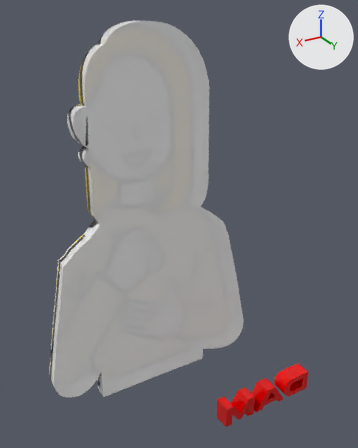
The glTF model files/3D_T.gltf: old version first, new version second.
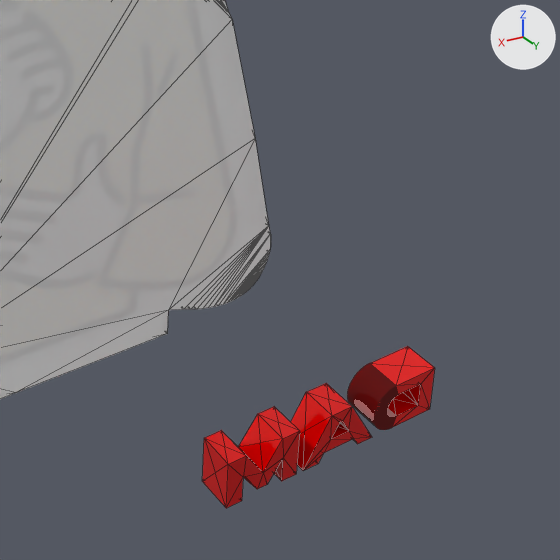
There are two pictures of each version: one whole from a 50 mm lens placed at (0.175, 0.282, 0.306), pointed at (0.001, -0.007, 0.162), one close up on the part from 38% to 100% of the width and 50% to 100% of the height. Arrows for +X, +Y and +Z are at upper right; the lights stay in place. The close-ups show mesh edges as thin lines. Where no turn or scale is listed for an object, it has been applied to the vertices.

Objects in the first close-up: 'unnamed', 'unnamed 2', 'unnamed 3', 'unnamed 4'.
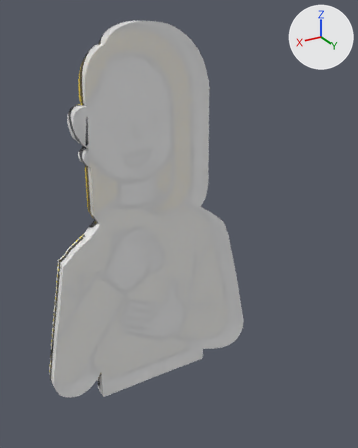
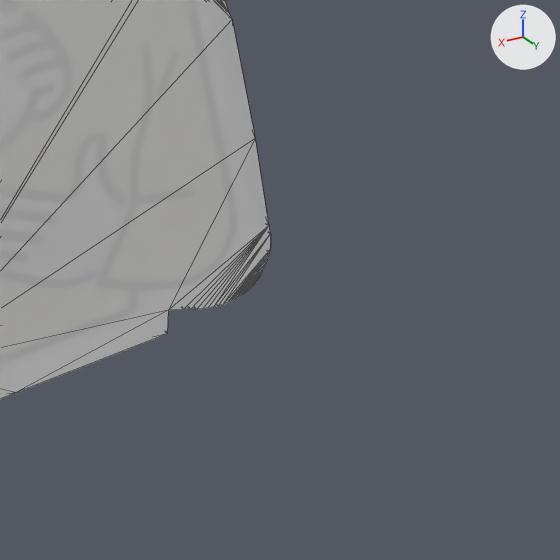
The newer file is also turned or shifted as a whole; pictures and numbers use the older file's frame.

Patch to the scene script:
```diff
--- a/files/3D_T.gltf.py
+++ b/files/3D_T.gltf.py
@@ ob_unnamed @@
-ob_unnamed = bpy.data.objects.new('unnamed', me_unnamed)
-ob_unnamed.location = (-0.0565, 0.0363, 0.0091)
@@ ob_unnamed_2 @@
-ob_unnamed_2 = bpy.data.objects.new('unnamed 2', me_unnamed_2)
-ob_unnamed_2.location = (-0.0565, 0.0363, 0.0091)
@@ ob_unnamed_3 @@
-ob_unnamed_3 = bpy.data.objects.new('unnamed 3', me_unnamed_3)
-ob_unnamed_3.location = (-0.0565, 0.0363, 0.0091)
```

Boxes (x1, y1, x2, y2) around the edits, measured in the close-ups (560 x 560 px):
'unnamed 3', deleted (red): before (202, 407, 300, 508)
'unnamed', deleted (red): before (348, 346, 435, 430)
'unnamed 2', deleted (red): before (291, 383, 372, 471)
